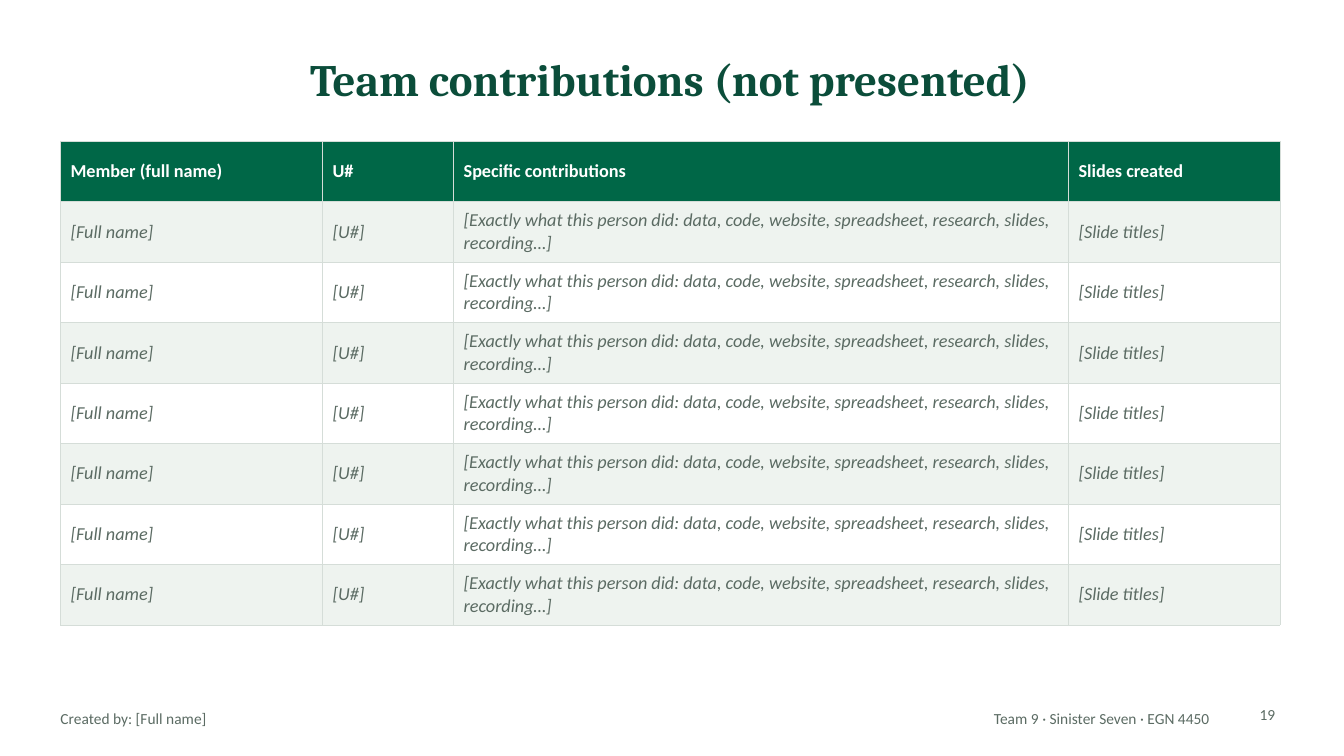
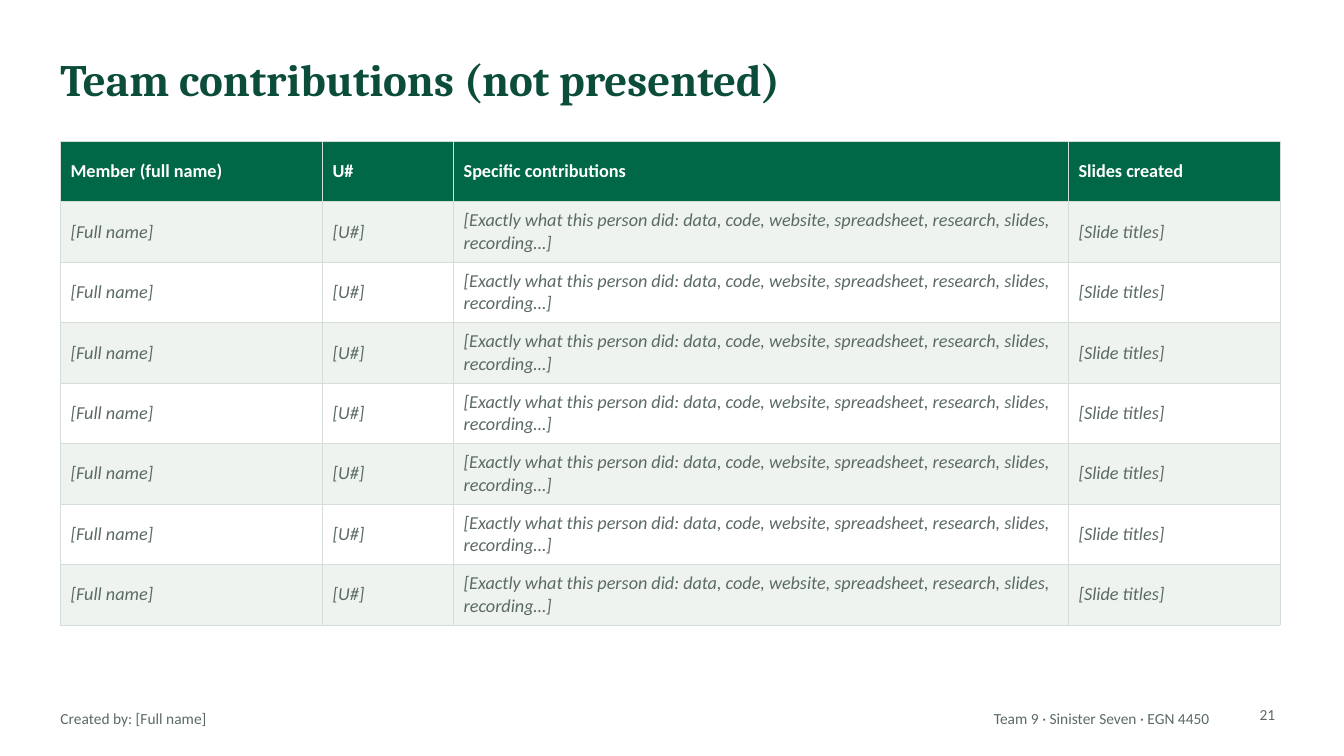
Before and after one commit to ekbaker58/feasabull-diet-optimizer, a slide deck: slide 21 of presentation/FeasaBULL_Final_Presentation_TEMPLATE.pptx (slide 19 before the commit). Drawn at 1344x756 pixels with LibreOffice and Linux fonts; fonts in the diff are those of the drawing. Boxes give left, top, right and bottom in pixels: in the first picture for what was removed or moved away, otherwise in the second. Text is boxed around its words. In the diff, an @@ line names an element or a change of style, - is before the commit and + after.

```diff
--- a/presentation/FeasaBULL_Final_Presentation_TEMPLATE.pptx
+++ b/presentation/FeasaBULL_Final_Presentation_TEMPLATE.pptx
@@ title "Team contributions (not presented)" at (60,63,780,106): alignment centre to left @@
@@ page number at (1260,710,1276,720): text changed @@
-19
+21
```
Also in this commit, not shown: 19 other slides changed, 4 slides added, 2 slides removed.
